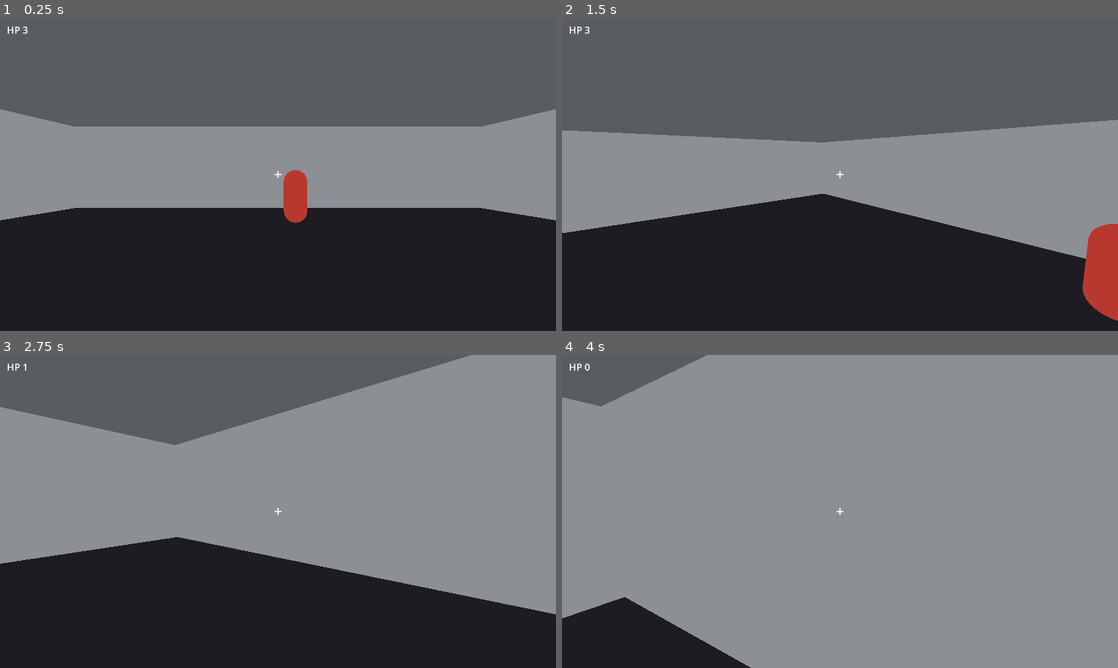
Above: before the commit, frames 1-4 (two rows, left to right).
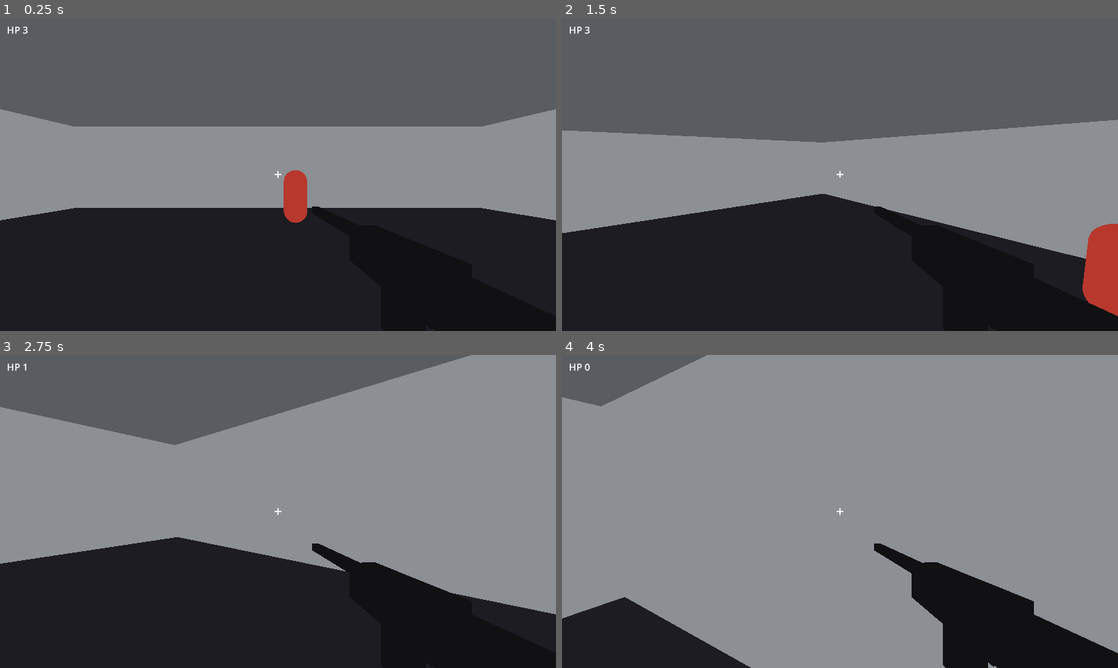
Above: after the commit, the same moments.

Repository: zachmofo/fps-studio
Game: Godot game, scene res://scenes/main.tscn
Same seed, same stepped clock (60 frames per second), same inputs: the game is played once before the commit and once after it.
Inputs (mouse positions are in pixels of both pictures, inside the frame that each line leads up to):
- Up to frame 1 (0.25 s): no input
- Up to frame 2 (1.5 s): move the mouse to (962, 158) at 0.52 s; press the mouse at (962, 158) at 0.53 s; hold D (move_right) 0.53-1.28 s; tap Space (jump) at 0.77 s; move the mouse to (812, 174) at 1.27 s; release the mouse at (812, 174) at 1.28 s; hold W (move_forward) from 1.28 s (still down); click (812, 174) at 1.35 s
- Up to frame 3 (2.75 s): keep holding W (move_forward); tap Space (jump) at 1.52 s; move the mouse to (289, 505) at 2.02 s; press the mouse at (289, 505) at 2.03 s
- Up to frame 4 (4 s): keep holding W (move_forward); move the mouse to (834, 517) at 2.77 s; release the mouse at (834, 517) at 2.78 s; click (834, 517) at 2.85 s; tap Space (jump) at 3.02, 3.77 s; move the mouse to (878, 514) at 3.52 s; press the mouse at (878, 514) at 3.53 s

The runs differ from the first frame. In frame 1, less than 0.1% of the frame differs, in the area x 56-58%, y 60-61%; in frame 2, less than 0.1%; in frame 3, 0.8%; in frame 4, 7.2%, in the area x 56-100%, y 60-100%.

Commit message:
I-4: dark rifle, cover boxes, dummy head

Diff:
--- a/scenes/dummy.tscn
+++ b/scenes/dummy.tscn
@@ -15,6 +15,15 @@
 radius = 0.4
 height = 1.8
 
+[sub_resource type="StandardMaterial3D" id="Mat_head"]
+shading_mode = 0
+albedo_color = Color(0.12, 0.10, 0.10, 1)
+
+[sub_resource type="SphereMesh" id="SphereMesh_head"]
+material = SubResource("Mat_head")
+radius = 0.18
+height = 0.36
+
 [node name="Dummy" type="CharacterBody3D"]
 collision_layer = 4
 collision_mask = 1
@@ -25,6 +34,10 @@
 transform = Transform3D(1, 0, 0, 0, 1, 0, 0, 0, 1, 0, 0.9, 0)
 mesh = SubResource("CapsuleMesh_dummy")
 
+[node name="Head" type="MeshInstance3D" parent="."]
+transform = Transform3D(1, 0, 0, 0, 1, 0, 0, 0, 1, 0, 1.6, 0)
+mesh = SubResource("SphereMesh_head")
+
 [node name="CollisionShape3D" type="CollisionShape3D" parent="."]
 transform = Transform3D(1, 0, 0, 0, 1, 0, 0, 0, 1, 0, 0.9, 0)
 shape = SubResource("CapsuleShape3D_dummy")
--- a/scenes/player.tscn
+++ b/scenes/player.tscn
@@ -1,10 +1,30 @@
-[gd_scene load_steps=3 format=3]
+[gd_scene load_steps=8 format=3]
 
 [ext_resource type="Script" path="res://scripts/player.gd" id="1_player"]
 
 [sub_resource type="CapsuleShape3D" id="CapsuleShape3D_player"]
 radius = 0.35
 height = 1.8
+
+[sub_resource type="StandardMaterial3D" id="Mat_rifle"]
+shading_mode = 0
+albedo_color = Color(0.08, 0.08, 0.09, 1)
+
+[sub_resource type="BoxMesh" id="BoxMesh_receiver"]
+material = SubResource("Mat_rifle")
+size = Vector3(0.07, 0.09, 0.24)
+
+[sub_resource type="BoxMesh" id="BoxMesh_barrel"]
+material = SubResource("Mat_rifle")
+size = Vector3(0.03, 0.03, 0.42)
+
+[sub_resource type="BoxMesh" id="BoxMesh_stock"]
+material = SubResource("Mat_rifle")
+size = Vector3(0.05, 0.08, 0.16)
+
+[sub_resource type="BoxMesh" id="BoxMesh_mag"]
+material = SubResource("Mat_rifle")
+size = Vector3(0.04, 0.11, 0.07)
 
 [node name="Player" type="CharacterBody3D"]
 collision_layer = 2
@@ -21,6 +41,24 @@
 transform = Transform3D(1, 0, 0, 0, 1, 0, 0, 0, 1, 0, 1.6, 0)
 current = true
 fov = 75.0
+
+[node name="Rifle" type="Node3D" parent="Camera3D"]
+transform = Transform3D(0.99, 0, 0.141, 0, 1, 0, -0.141, 0, 0.99, 0.24, -0.18, -0.42)
+
+[node name="Receiver" type="MeshInstance3D" parent="Camera3D/Rifle"]
+mesh = SubResource("BoxMesh_receiver")
+
+[node name="Barrel" type="MeshInstance3D" parent="Camera3D/Rifle"]
+transform = Transform3D(1, 0, 0, 0, 1, 0, 0, 0, 1, 0, 0.02, -0.30)
+mesh = SubResource("BoxMesh_barrel")
+
+[node name="Stock" type="MeshInstance3D" parent="Camera3D/Rifle"]
+transform = Transform3D(1, 0, 0, 0, 1, 0, 0, 0, 1, 0, -0.01, 0.18)
+mesh = SubResource("BoxMesh_stock")
+
+[node name="Mag" type="MeshInstance3D" parent="Camera3D/Rifle"]
+transform = Transform3D(1, 0, 0, 0, 1, 0, 0, 0, 1, 0, -0.09, 0.02)
+mesh = SubResource("BoxMesh_mag")
 
 [node name="Hud" type="CanvasLayer" parent="."]
 
--- a/scripts/dummy.gd
+++ b/scripts/dummy.gd
@@ -4,6 +4,7 @@
 const FIRE_INTERVAL := 1.0
 const WORLD_AND_PLAYER := 1 | 2
 const BASE_COLOR := Color(0.72, 0.22, 0.18)
+const HEAD_COLOR := Color(0.12, 0.10, 0.10)
 const FLASH_COLOR := Color(1, 1, 1)
 const FLASH_SEC := 0.22
 const WALK_SPEED := 2.4
@@ -18,6 +19,7 @@
 var _gravity: float = 9.8
 
 @onready var _mesh: MeshInstance3D = $MeshInstance3D
+@onready var _head: MeshInstance3D = $Head
 @onready var _col: CollisionShape3D = $CollisionShape3D
 
 
@@ -26,7 +28,9 @@
 	_home = global_position
 	_gravity = float(ProjectSettings.get_setting("physics/3d/default_gravity"))
 	_mesh.set_surface_override_material(0, null)
-	_set_albedo(BASE_COLOR)
+	_head.set_surface_override_material(0, null)
+	_set_mesh_albedo(_mesh, BASE_COLOR)
+	_set_mesh_albedo(_head, HEAD_COLOR)
 
 
 func receive_hit() -> void:
@@ -42,6 +46,7 @@
 	_alive = false
 	velocity = Vector3.ZERO
 	_mesh.visible = false
+	_head.visible = false
 	_col.disabled = true
 
 
@@ -54,8 +59,10 @@
 	global_position = _home
 	velocity = Vector3.ZERO
 	_mesh.visible = true
+	_head.visible = true
 	_col.disabled = false
-	_set_albedo(BASE_COLOR)
+	_set_mesh_albedo(_mesh, BASE_COLOR)
+	_set_mesh_albedo(_head, HEAD_COLOR)
 
 
 func _physics_process(delta: float) -> void:
@@ -107,15 +114,19 @@
 
 
 func _flash() -> void:
-	_set_albedo(FLASH_COLOR)
+	_set_mesh_albedo(_mesh, FLASH_COLOR)
+	_set_mesh_albedo(_head, FLASH_COLOR)
 	await get_tree().create_timer(FLASH_SEC).timeout
 	if _alive:
-		_set_albedo(BASE_COLOR)
+		_set_mesh_albedo(_mesh, BASE_COLOR)
+		_set_mesh_albedo(_head, HEAD_COLOR)
 
 
-func _set_albedo(c: Color) -> void:
-	_mesh.set_surface_override_material(0, null)
-	var prim: PrimitiveMesh = _mesh.mesh as PrimitiveMesh
+func _set_mesh_albedo(mesh_inst: MeshInstance3D, c: Color) -> void:
+	if mesh_inst == null:
+		return
+	mesh_inst.set_surface_override_material(0, null)
+	var prim: PrimitiveMesh = mesh_inst.mesh as PrimitiveMesh
 	if prim == null:
 		return
 	var mat: StandardMaterial3D = prim.material as StandardMaterial3D
Not shown: 1 places in scenes/dummy.tscn that only renumber resources
Not shown, changed: CHANGELOG.md
Not shown, changed: README.md
